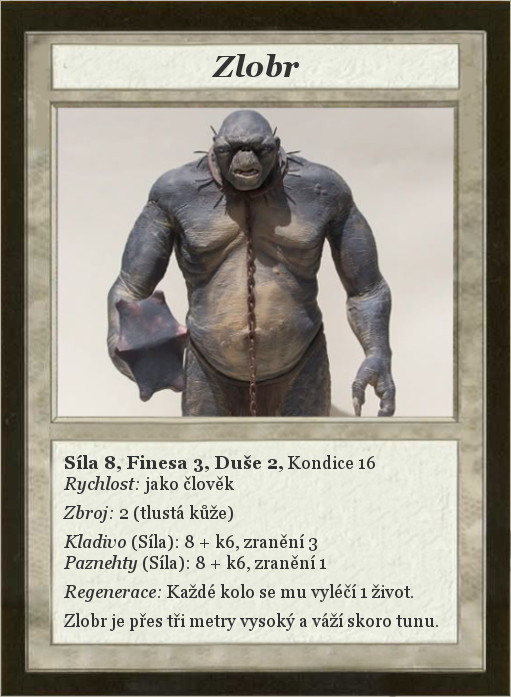
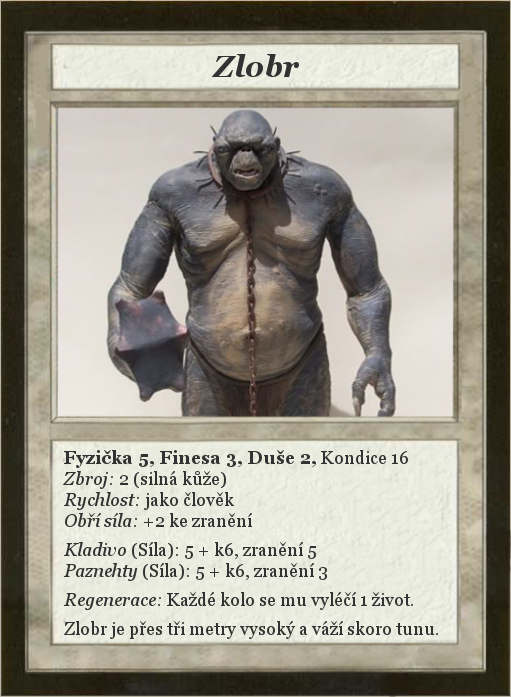
Before/after of a 511×697 layered artwork. What changed in the layer stack:
renamed "Síla 8, Finesa 3, Duše 2, Kond..." to "Fyzička 5, Finesa 3, Duše 2, K...", painted on it over <box>63,450,438,639</box>
